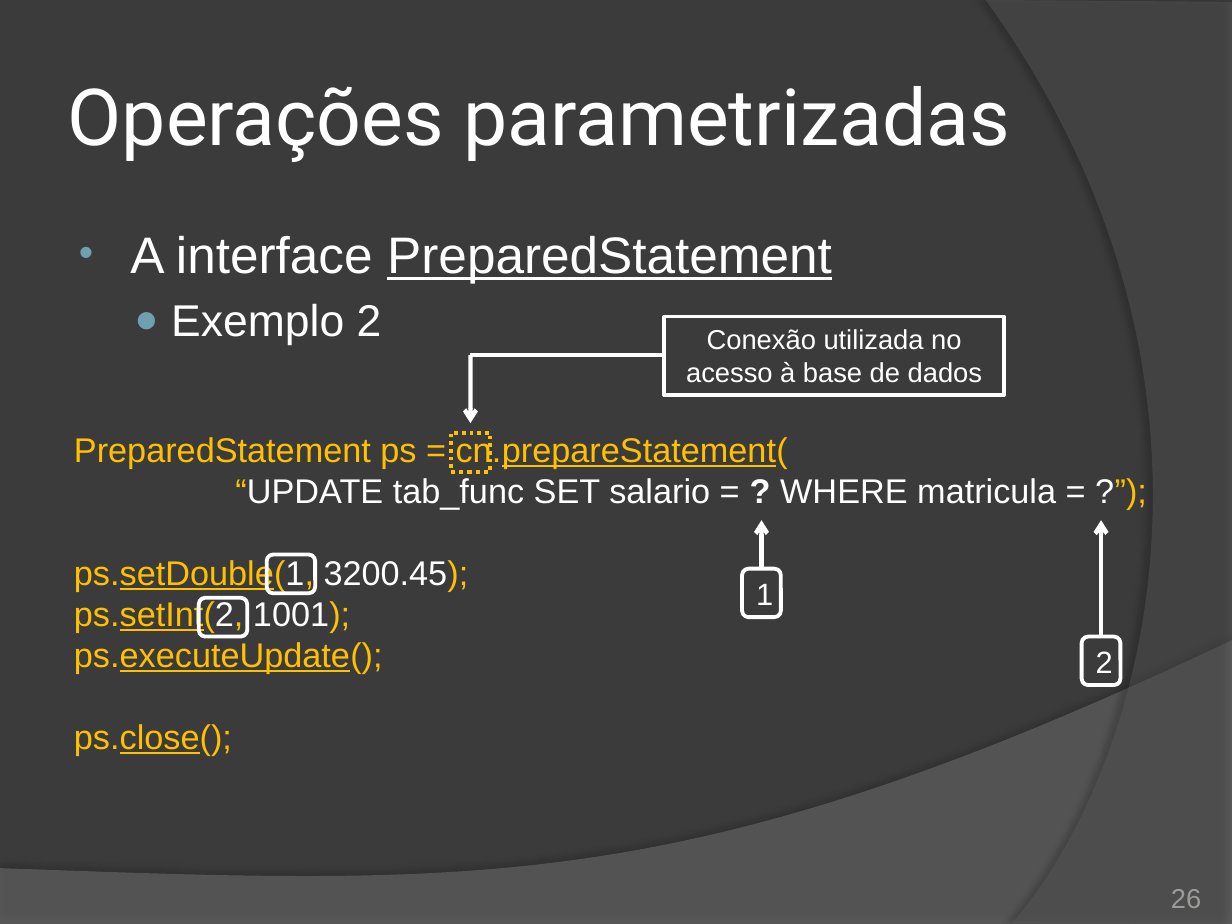
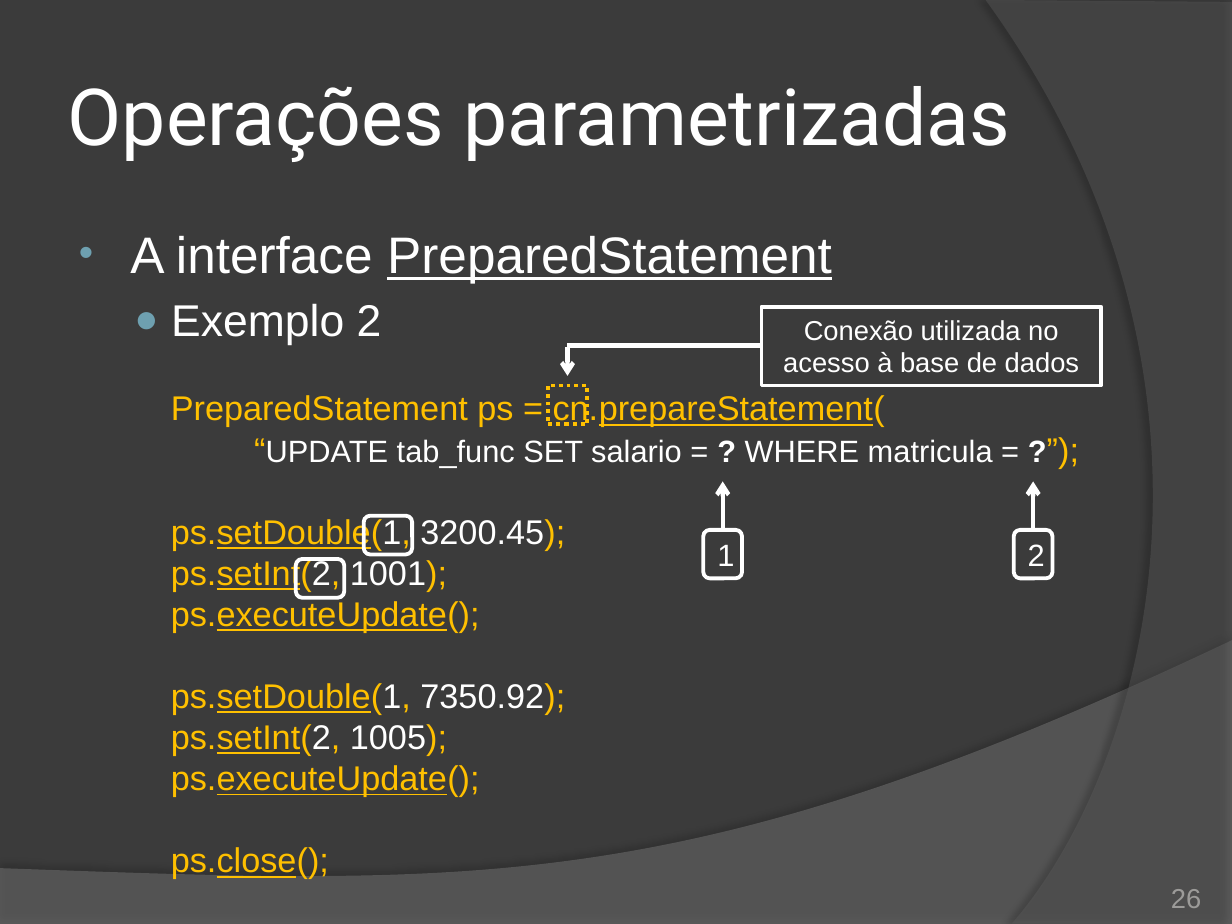
Before and after one commit to duchesqui/slzvieira-training, a slide deck: slide 26 of 2-Java-Programmer-Modulo-II/19.Capitulo11.pptx. Drawn at 1232x924 pixels with LibreOffice and Linux fonts; fonts in the diff are those of the drawing. Boxes give left, top, right and bottom in pixels: in the first picture for what was removed or moved away, otherwise in the second. Text is boxed around its words. In the diff, an @@ line names an element or a change of style, - is before the commit and + after.

```diff
--- a/2-Java-Programmer-Modulo-II/19.Capitulo11.pptx
+++ b/2-Java-Programmer-Modulo-II/19.Capitulo11.pptx
@@ rectangle "Conexão utilizada no acesso à ...": place and size @@
-rectangle "Conexão utilizada no acesso à ..." at <box>664,317,1004,395</box>
+rectangle "Conexão utilizada no acesso à ..." at <box>761,307,1101,386</box>
@@ line moved from (664, 355) - (471, 355) to (761, 346) - (568, 346) @@
@@ arrow moved from (471, 355) - (471, 424) to (568, 346) - (568, 376) @@
@@ rectangle: place and size @@
-rectangle at <box>451,432,490,471</box>
+rectangle at <box>548,386,588,424</box>
@@ text at <box>171,395,993,632</box>: size 20 to 18 pt in "“UPDATE tab_func SET salario = ? WHERE ..."; bold on in "?”);"; indent changed @@
@@ arrow moved from (761, 569) - (761, 520) to (723, 530) - (723, 482) @@
@@ arrow moved from (1101, 637) - (1101, 520) to (1034, 530) - (1034, 482) @@
@@ rounded rectangle: place and size @@
-rounded rectangle at <box>267,554,315,593</box>
+rounded rectangle at <box>363,516,411,554</box>
@@ rounded rectangle "1": place and size @@
-rounded rectangle "1" at <box>742,569,780,617</box>
+rounded rectangle "1" at <box>703,530,742,578</box>
@@ rounded rectangle "2": place and size @@
-rounded rectangle "2" at <box>1082,637,1120,685</box>
+rounded rectangle "2" at <box>1014,530,1052,578</box>
@@ rounded rectangle: place and size @@
-rounded rectangle at <box>198,598,246,636</box>
+rounded rectangle at <box>296,559,344,598</box>
@@ text at <box>171,683,565,797</box>: paragraphs added @@
+  ps.setDouble(1, 7350.92);
+  ps.setInt(2, 1005);
+  ps.executeUpdate();
```
Also in this commit, not shown: 11 other slides changed, 20 slides added, 2 slides removed, 2 other files.
